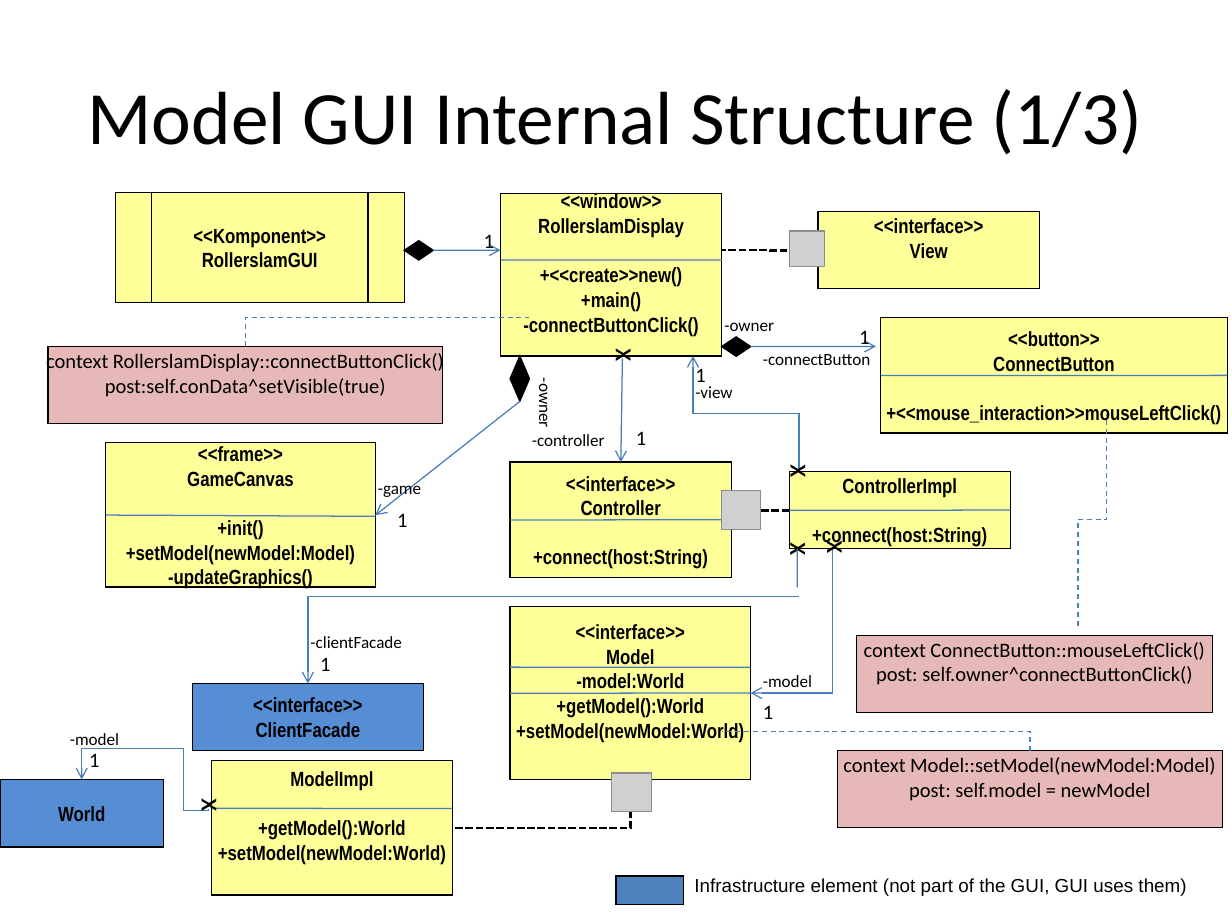
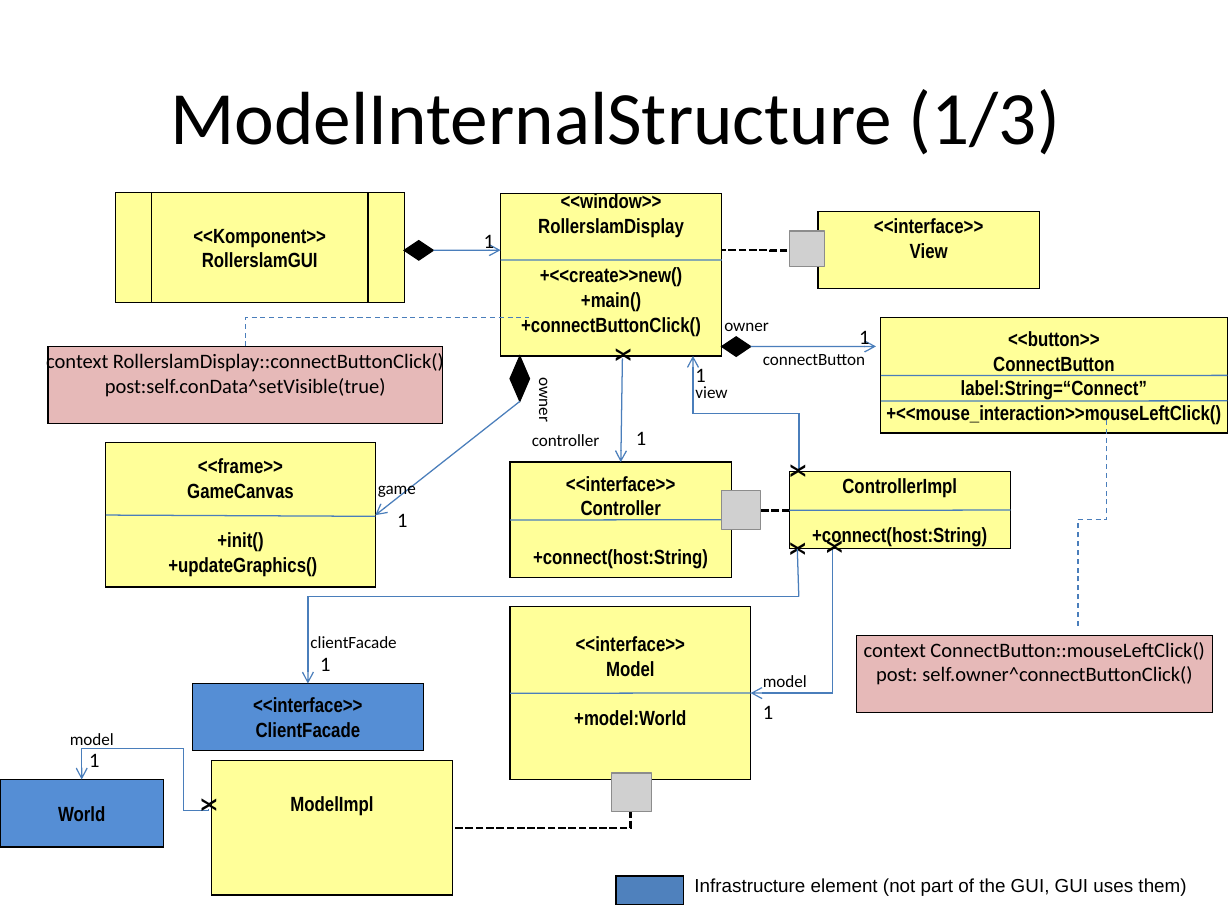
Before and after one commit to krishprince/rollerslam, a slide deck: slide 8 of docs/GUI/GUIModels.ppt. Drawn at 1232x924 pixels with LibreOffice and Linux fonts; fonts in the diff are those of the drawing; grey boxes stand for pictures. Boxes give left, top, right and bottom in pixels: in the first picture for what was removed or moved away, otherwise in the second. Text is boxed around its words. In the diff, an @@ line names an element or a change of style, - is before the commit and + after.

```diff
--- a/docs/GUI/GUIModels.ppt
+++ b/docs/GUI/GUIModels.ppt
@@ title at [170,89,1060,155]: text changed @@
-Model GUI Internal Structure (1/3)
+ModelInternalStructure (1/3)
@@ text in rectangle at [521,317,701,336]: text changed @@
--connectButtonClick()
++connectButtonClick()
@@ text at [724,322,768,331]: text changed @@
--owner
+owner
@@ text at [763,351,865,365]: text changed @@
--connectButton
+connectButton
@@ text at [535,382,556,421]: text changed @@
--owner
+owner
@@ text at [695,386,727,398]: text changed @@
--view
+view
@@ text in rectangle at [961,380,1147,400]: paragraph added @@
+label:String=“Connect”
@@ line added from (881, 402) to (1227, 400), #4A7EBB 0.74 pt @@
@@ text at [532,434,599,446]: text changed @@
--controller
+controller
@@ text at [378,482,416,500]: text changed @@
--game
+game
@@ text in rectangle at [126,545,355,589]: text changed @@
-+setModel(newModel:Model)
--updateGraphics()
++updateGraphics()
@@ line moved from (797, 588) - (797, 548) to (798, 596) - (797, 548) @@
@@ text at [310,636,396,648]: text changed @@
--clientFacade
+clientFacade
@@ line removed from (510, 667) to (750, 668) @@
@@ text at [763,675,807,687]: text changed @@
--model
+model
@@ text in rectangle at [574,710,686,726]: text changed @@
--model:World
-+getModel():World
-+setModel(newModel:World)
++model:World
@@ text at [70,733,114,750]: text changed @@
--model
+model
@@ elbow line removed from (1030, 750) to (722, 732) @@
@@ rectangle removed at [838,750,1223,828] @@
-context Model::setModel(newModel:Model)
-post: self.model = newModel
@@ line removed from (212, 808) to (452, 808) @@
@@ text in rectangle at [218,820,446,865]: paragraphs removed @@
-+getModel():World
-+setModel(newModel:World)
```
Also in this commit, not shown: 18 other slides changed, 22 slides added.
